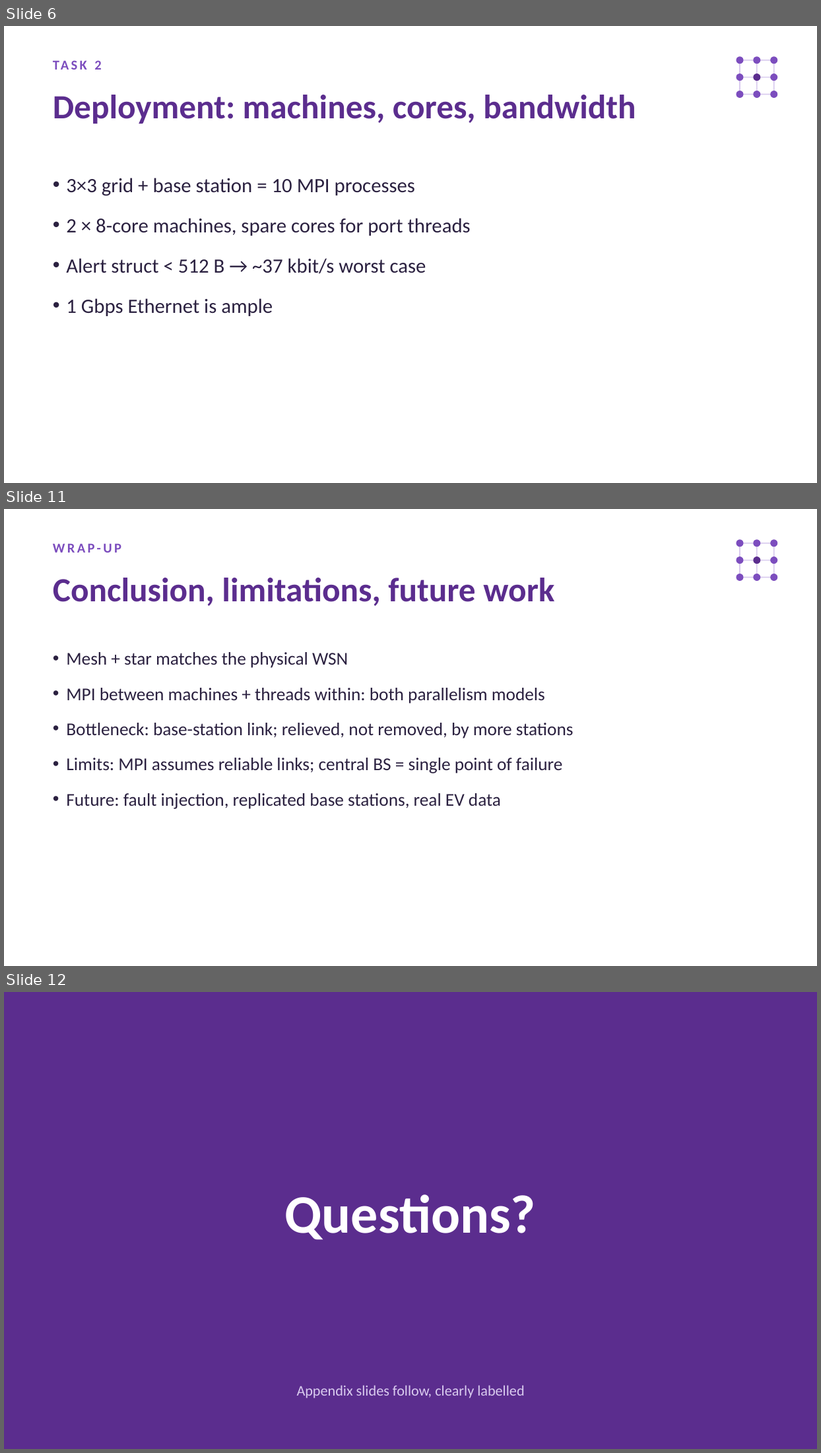
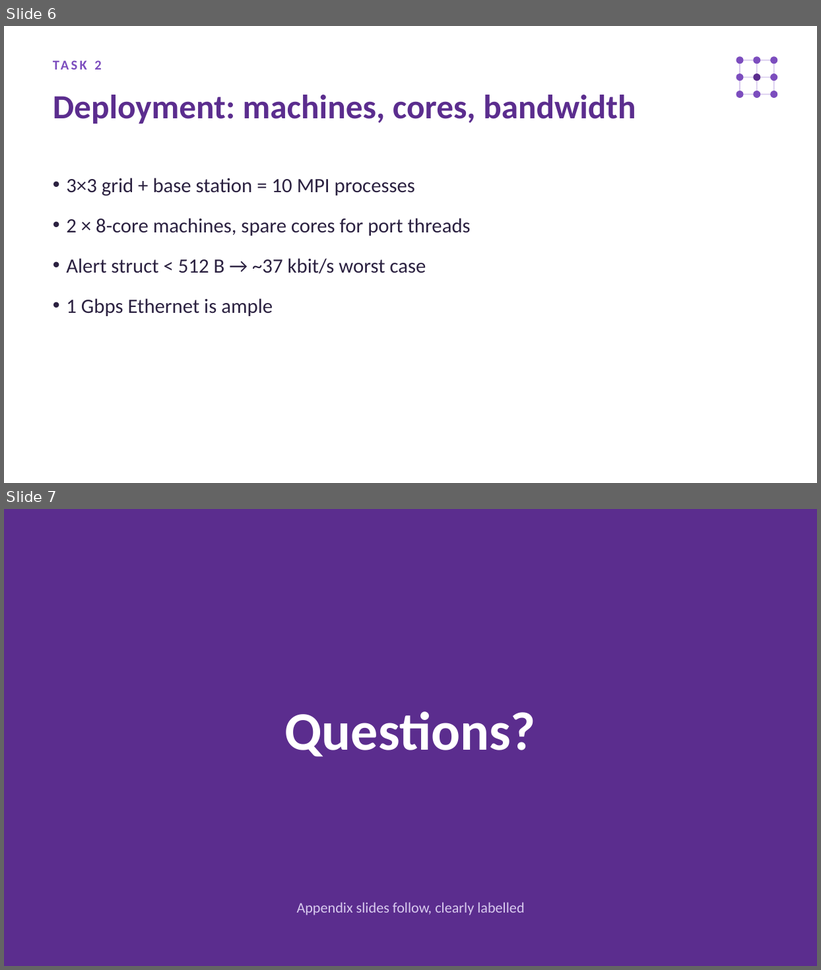
Before and after one commit to Emmapoky/FIT3143, a slide deck: Week6_Applied1/solution/FIT3143_Applied1_Slides.pptx. Shown one above the other, each under a label of ours: slides 6, 11 and 12 before the commit, slides 6 and 7 after it; the slides between them are not shown. The pictures are 821x1453 and 821x970 pixels, drawn with LibreOffice and Linux fonts; fonts in the diff are those of the drawing. Boxes give left, top, right and bottom in pixels: in the first picture for what was removed or moved away, otherwise in the second. Text is boxed around its words. In the diff, an @@ line names an element or a change of style, - is before the commit and + after.

```diff
--- a/Week6_Applied1/solution/FIT3143_Applied1_Slides.pptx
+++ b/Week6_Applied1/solution/FIT3143_Applied1_Slides.pptx
@@ slide 11 removed at bbox=[4, 509, 817, 966], background #FFFFFF @@
@@ text removed at bbox=[53, 543, 121, 553] @@
-WRAP-UP
@@ ellipse removed at bbox=[737, 540, 744, 547] @@
@@ line removed from (740, 543) to (774, 543) @@
@@ line removed from (740, 543) to (740, 577) @@
@@ ellipse removed at bbox=[753, 540, 760, 547] @@
@@ line removed from (757, 543) to (757, 577) @@
@@ ellipse removed at bbox=[771, 540, 778, 547] @@
@@ line removed from (774, 543) to (774, 577) @@
@@ ellipse removed at bbox=[737, 556, 744, 564] @@
@@ line removed from (740, 560) to (774, 560) @@
@@ ellipse removed at bbox=[753, 556, 760, 564] @@
@@ ellipse removed at bbox=[771, 556, 778, 564] @@
@@ text removed at bbox=[53, 578, 554, 606] @@
-Conclusion, limitations, future work
@@ ellipse removed at bbox=[737, 574, 744, 582] @@
@@ line removed from (740, 577) to (774, 577) @@
@@ ellipse removed at bbox=[753, 574, 760, 582] @@
@@ ellipse removed at bbox=[771, 574, 778, 582] @@
@@ text removed at bbox=[66, 652, 574, 809] @@
-• Mesh + star matches the physical WSN
-• MPI between machines + threads within: both parallelism models
-• Bottleneck: base-station link; relieved, not removed, by more stations
-• Limits: MPI assumes reliable links; central BS = single point of failure
-• Future: fault injection, replicated base stations, real EV data
@@ what was slide 12 is now slide 7 @@
```
Also in this commit, not shown: 1 slide changed, 4 other slides removed, 7 other files.
